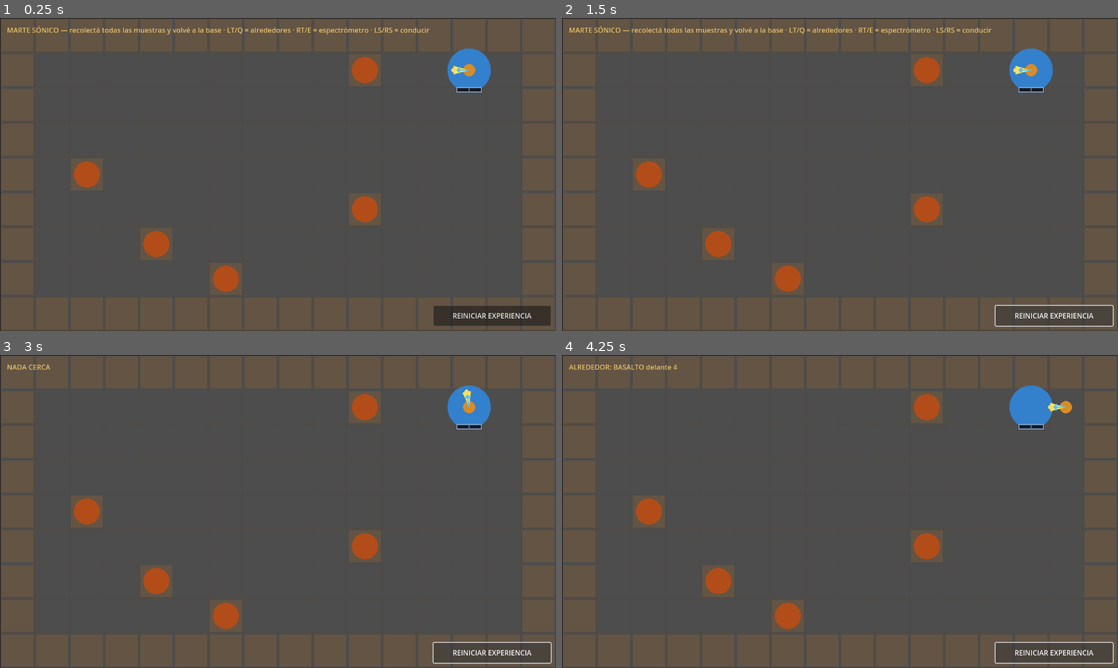
Above: before the commit, frames 1-4 (two rows, left to right).
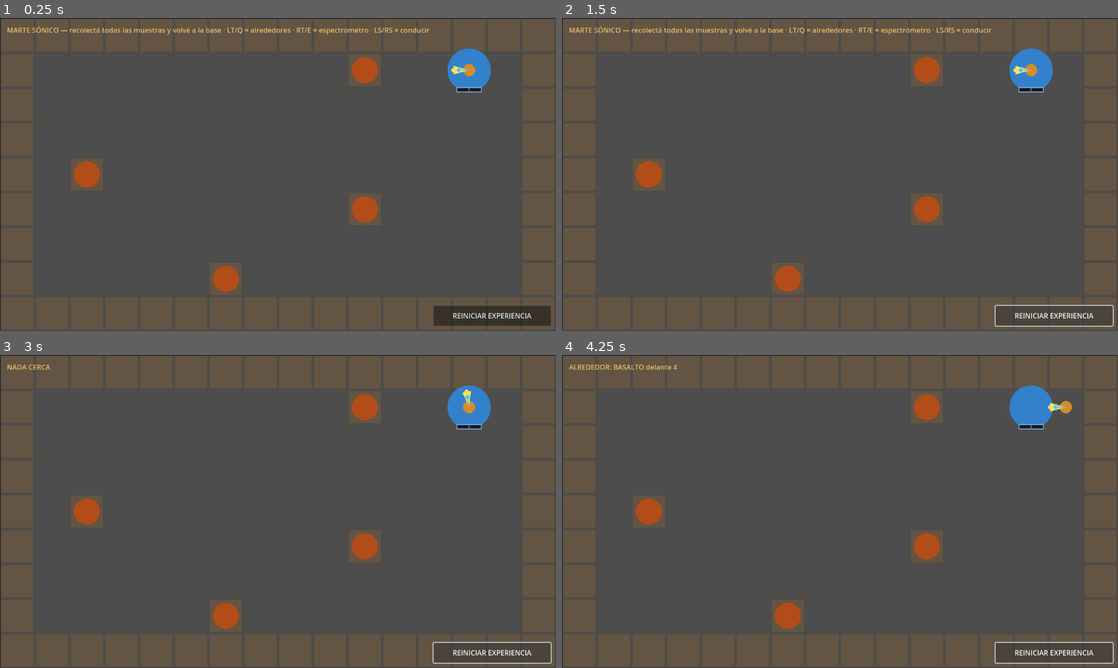
Above: after the commit, the same moments.

Repository: AntonCorrea/sonicMars
Game: Godot game, scene res://scenes/main.tscn
Two runs of this game, one before a commit and one after it. Both use one fixed random seed, a clock stepped at 60 frames per second and the inputs below.
Inputs:
- Up to frame 1 (0.25 s): no input
- Up to frame 2 (1.5 s): click "REINICIAR EXPERIENCIA" at 0.5 s; click "REINICIAR EXPERIENCIA" at 1.25 s
- Up to frame 3 (3 s): click "REINICIAR EXPERIENCIA" at 2 s; tap Enter at 2.75 s; hold D (turn_right) from 2.78 s (still down); tap E (interact) at 2.85 s
- Up to frame 4 (4.25 s): tap Space at 3.5 s; release D (turn_right) at 3.53 s; hold S (move_back) from 3.53 s (still down); tap Q (surroundings) at 3.6 s

The runs differ from the first frame. In frame 1, 0.3% of the frame differs, in the area x 25-31%, y 68-77%; in frame 2, 0.3%; in frame 3, 0.3%; in frame 4, 0.3%.

Commit message:
Remover roca ígnea del layout (quedan 4: 2 catalogables + 2 decorativas). GDD y mapeo de voz al día

Diff:
--- a/scripts/main.gd
+++ b/scripts/main.gd
@@ -502,11 +502,10 @@
 	add_child(body)
 
 func _build_objects() -> void:
-	# 5 rocas: 2 catalogables (basalto, regolito) + 3 decorativas.
+	# 4 rocas: 2 catalogables (basalto, regolito) + 2 decorativas.
 	var rock_cells := [
 		["BASALTO", Vector2i(10, 1), true],
 		["OBSIDIANA", Vector2i(10, 5), false],
-		["IGNEA-B", Vector2i(4, 6), false],
 		["SEDIMENTARIA", Vector2i(6, 7), false],
 		["REGOLITO", Vector2i(2, 4), true],
 	]
@@ -534,7 +533,6 @@
 	var dict := {
 		"BASALTO": "basalto",
 		"REGOLITO": "regolito",
-		"IGNEA-B": "ignea",
 		"SEDIMENTARIA": "sedimentaria",
 		"OBSIDIANA": "obsidiana",
 	}
Not shown, changed: GDD.md
